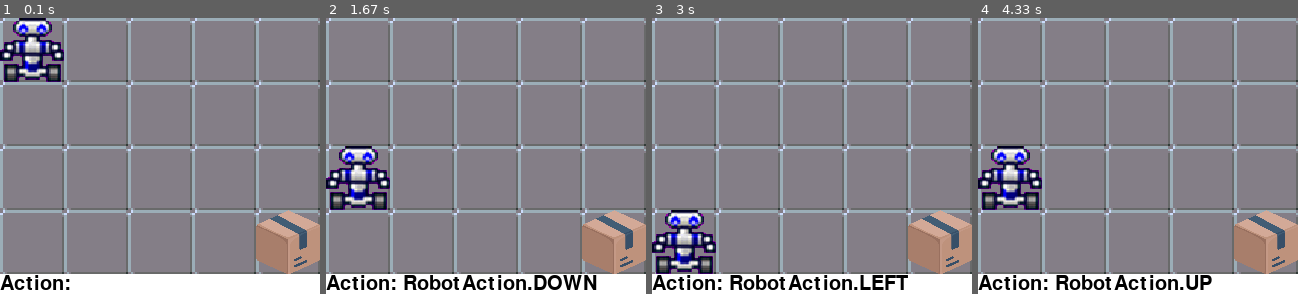
Above: before the commit, frames 1-4 (left to right).
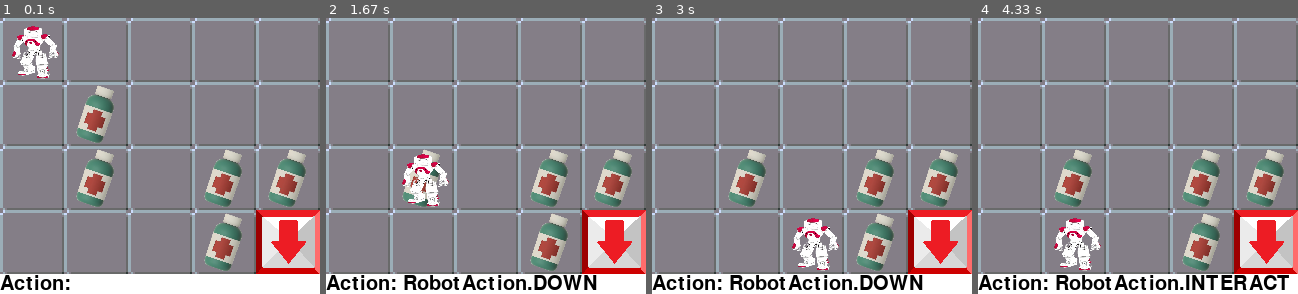
Above: after the commit, the same moments.

Repository: jsonfrench/envs_testing
Game: pygame game, started from gym_custom_env-main/gym_custom_env-main/v0_warehouse_robot_env.py
Two runs of this game, one before a commit and one after it. Both use one fixed random seed, a clock stepped at 60 frames per second and the inputs below.
Inputs:
- Up to frame 1 (0.1 s): no input
- Up to frame 2 (1.67 s): no input
- Up to frame 3 (3 s): no input
- Up to frame 4 (4.33 s): no input

The runs differ from the first frame. In frame 1, 16% of the frame differs, in the area x 0-100%, y 0-93%; in frame 2, 15%; in frame 3, 16%; in frame 4, 17%, in the area x 0-100%, y 46-99%.

Commit message:
got evniroment working

Diff:
--- a/gym_custom_env-main/gym_custom_env-main/v0_warehouse_robot.py
+++ b/gym_custom_env-main/gym_custom_env-main/v0_warehouse_robot.py
@@ -14,12 +14,15 @@
     DOWN=1
     RIGHT=2
     UP=3
+    INTERACT=4
 
 # The Warehouse is divided into a grid. Use these 'tiles' to represent the objects on the grid.
 class GridTile(Enum):
     _FLOOR=0
     ROBOT=1
     TARGET=2
+    WALL=3
+    MEDICINE=4
 
     # Return the first letter of tile name, for printing to the console.
     def __str__(self):
@@ -71,6 +74,10 @@
         file_name = path.join(path.dirname(__file__), "sprites/package.png")
         img = pygame.image.load(file_name)
         self.goal_img = pygame.transform.scale(img, self.cell_size)
+
+        file_name = path.join(path.dirname(__file__), "sprites/medicine.png")
+        img = pygame.image.load(file_name)
+        self.medicine_img = pygame.transform.scale(img, self.cell_size)
 
 
     def reset(self, seed=None):
@@ -83,6 +90,26 @@
             random.randint(1, self.grid_rows-1),
             random.randint(1, self.grid_cols-1)
         ]
+
+        # Set random medicine positons
+        # Medicine will not generate on target or other medicine
+        random.seed(seed)
+        self.medicine_pos = []
+        placements_left = 5
+        while placements_left > 0:
+            potential_pos = [
+                random.randint(1, self.grid_rows-1),
+                random.randint(1, self.grid_cols-1)
+            ]
+            if potential_pos in self.medicine_pos:
+                continue
+            if potential_pos == self.target_pos:
+                continue
+            self.medicine_pos.append(potential_pos)
+            placements_left -= 1
+
+        # Set amount of medicine the robot starts with
+        self.medicine_amt = 0
 
     def perform_action(self, robot_action:RobotAction) -> bool:
         self.last_action = robot_action
@@ -100,6 +127,11 @@
         elif robot_action == RobotAction.DOWN:
             if self.robot_pos[0]<self.grid_rows-1:
                 self.robot_pos[0]+=1
+        elif robot_action == RobotAction.INTERACT:
+            if self.robot_pos in self.medicine_pos:
+                self.medicine_amt += 1
+                self.medicine_pos.remove(self.robot_pos)
+        print("Medicine:", self.medicine_amt)
 
         # Return true if Robot reaches Target
         return self.robot_pos == self.target_pos
@@ -113,6 +145,8 @@
                     print(GridTile.ROBOT, end=' ')
                 elif([r,c] == self.target_pos):
                     print(GridTile.TARGET, end=' ')
+                elif([r,c] in self.medicine_pos):
+                    print(GridTile.MEDICINE, end=' ')
                 else:
                     print(GridTile._FLOOR, end=' ')
 
@@ -135,6 +169,10 @@
                 if([r,c] == self.target_pos):
                     # Draw target
                     self.window_surface.blit(self.goal_img, pos)
+
+                if([r,c] in self.medicine_pos):
+                    # Draw medicine
+                    self.window_surface.blit(self.medicine_img, pos)
 
                 if([r,c] == self.robot_pos):
                     # Draw robot
--- a/gym_custom_env-main/gym_custom_env-main/v0_warehouse_robot_train.py
+++ b/gym_custom_env-main/gym_custom_env-main/v0_warehouse_robot_train.py
@@ -151,4 +151,4 @@
 
     # Train/test using StableBaseline3
     # train_sb3()
-    test_sb3()
+     test_sb3()
Binary file changed: gym_custom_env-main/gym_custom_env-main/sprites/bot_blue.png
Binary file added: gym_custom_env-main/gym_custom_env-main/sprites/medicine.png
Binary file changed: gym_custom_env-main/gym_custom_env-main/sprites/package.png
Not shown, added: gym_custom_env-main/logs/A2C_0/events.out.tfevents.1719441990.jason-station.20820.0
Not shown, added: gym_custom_env-main/logs/A2C_0/events.out.tfevents.1719441991.jason-station.20820.1
Not shown, added: gym_custom_env-main/logs/A2C_0/events.out.tfevents.1719441992.jason-station.20820.2
Not shown, added: gym_custom_env-main/logs/A2C_0/events.out.tfevents.1719441994.jason-station.20820.3
Not shown, added: gym_custom_env-main/logs/A2C_0/events.out.tfevents.1719441995.jason-station.20820.4
Not shown, added: gym_custom_env-main/logs/A2C_0/events.out.tfevents.1719441996.jason-station.20820.5
Not shown, added: gym_custom_env-main/logs/A2C_0/events.out.tfevents.1719441997.jason-station.20820.6
Not shown, added: gym_custom_env-main/logs/A2C_0/events.out.tfevents.1719441999.jason-station.20820.7
Not shown, added: gym_custom_env-main/logs/A2C_0/events.out.tfevents.1719442000.jason-station.20820.8
(and 13 more such lines)
